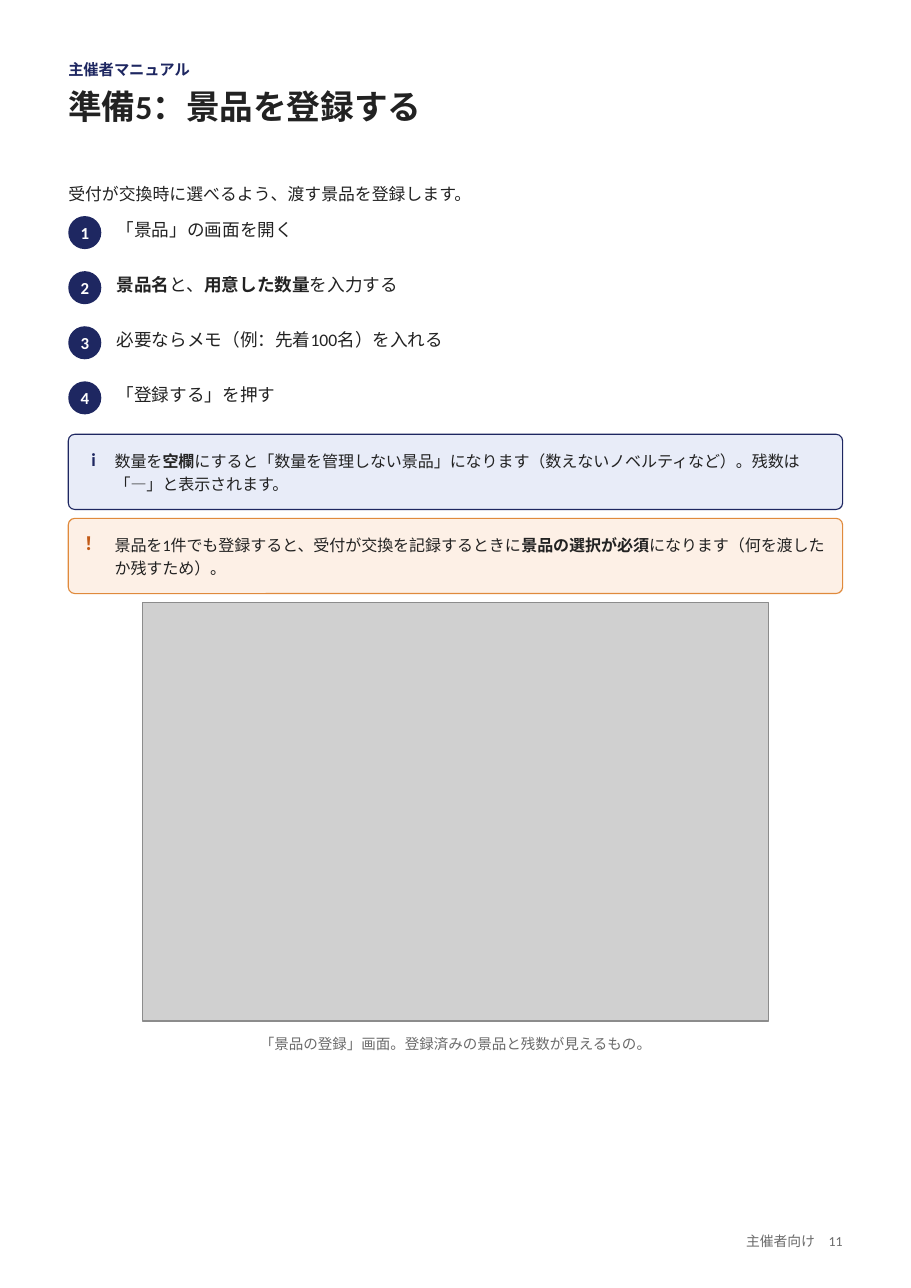
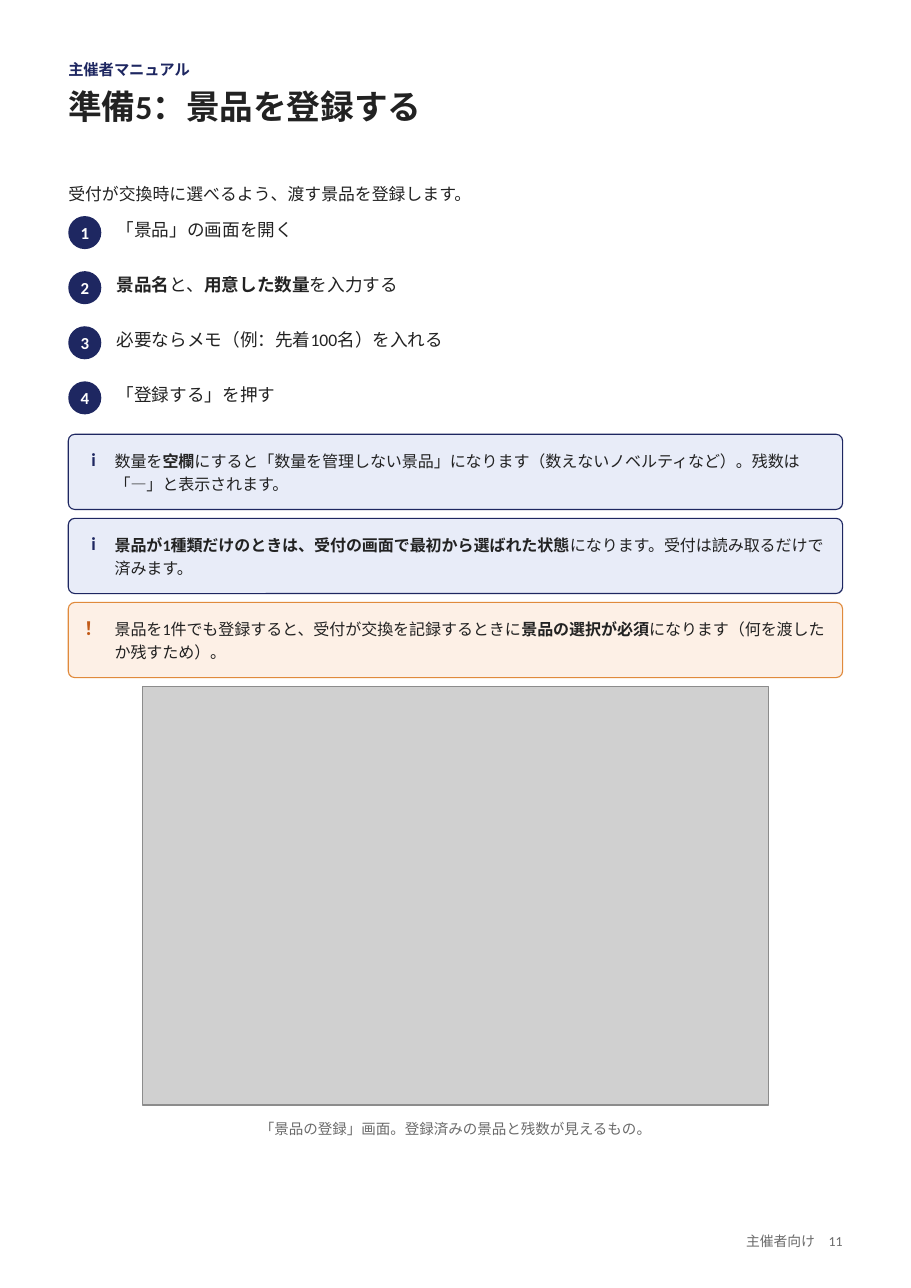
Before and after one commit to nisplus/enque, a slide deck: slide 11 of docs/manual-organizer.pptx. Drawn at 911x1288 pixels with LibreOffice and Linux fonts; fonts in the diff are those of the drawing; grey boxes stand for pictures. Boxes give left, top, right and bottom in pixels: in the first picture for what was removed or moved away, otherwise in the second. Text is boxed around its words. In the diff, an @@ line names an element or a change of style, - is before the commit and + after.

```diff
--- a/docs/manual-organizer.pptx
+++ b/docs/manual-organizer.pptx
@@ rounded rectangle at bbox=[68, 518, 843, 593]: fill #FDF0E6 to #E8ECF8; outline #E08A3C 0.75 pt to #1E2761 0.75 pt @@
@@ text added at bbox=[91, 537, 95, 550], 12 pt, text #1E2761, bold @@
+i
@@ text added at bbox=[115, 537, 824, 575], 10.5 pt, text #222222, bold @@
+景品が1種類だけのときは、受付の画面で最初から選ばれた状態になります。受付は読み取るだけで済みます。
@@ rounded rectangle added at bbox=[68, 603, 843, 677], fill #FDF0E6, outline #E08A3C 0.75 pt @@
@@ 3 texts, 1 picture: place and size @@
-3 texts, 1 picture at bbox=[79, 529, 825, 1050]
+3 texts, 1 picture at bbox=[79, 614, 825, 1135]
```
Also in this commit, not shown: 19 other slides changed, 1 slide added, 10 other files.
